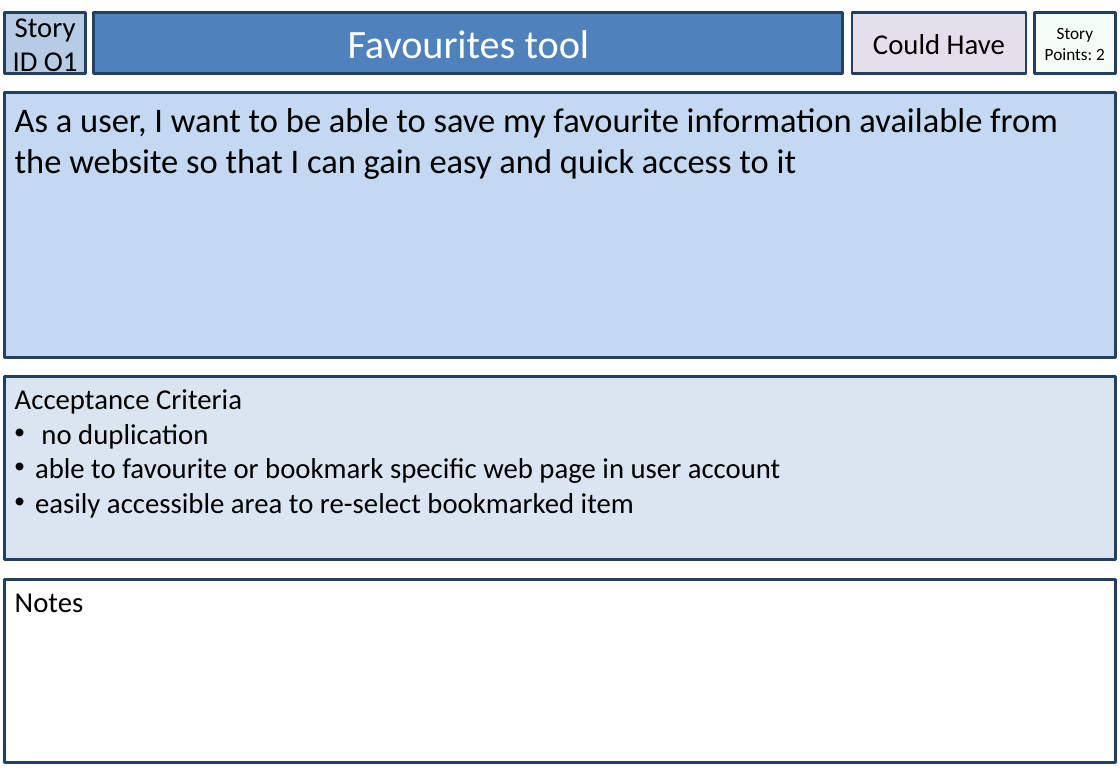
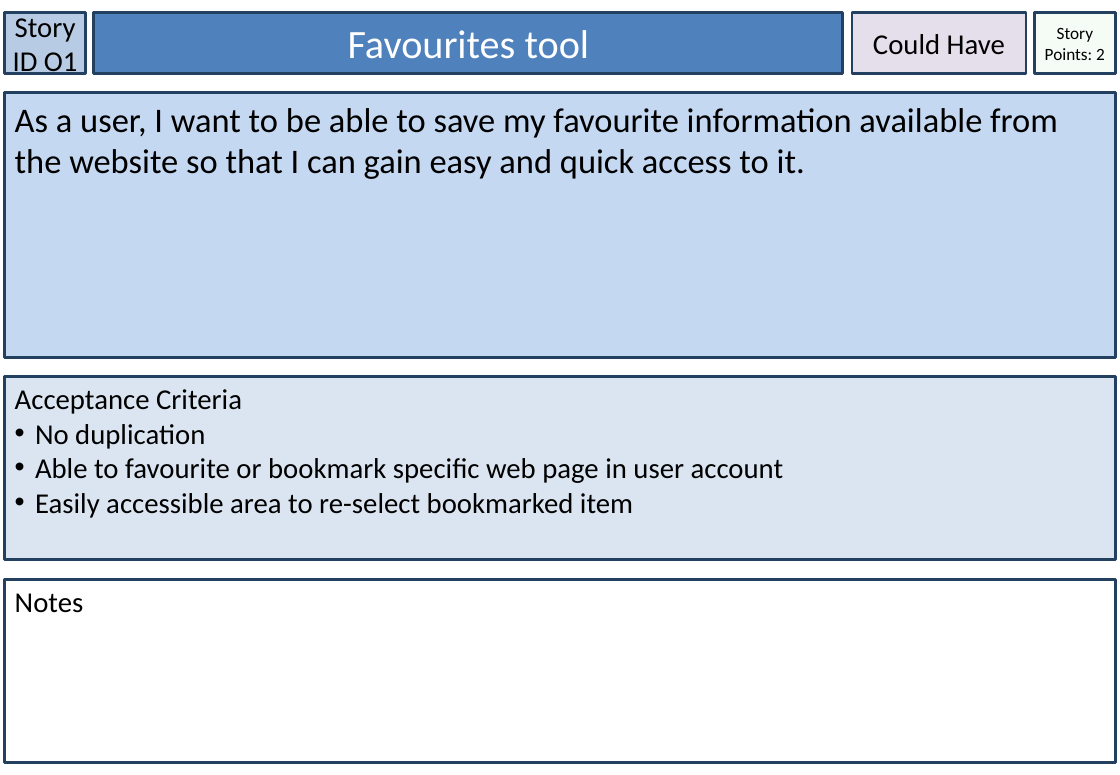
Before and after one commit to LaineBuraga/Discover-Brisbane, a slide deck: slide 11 of User Stories.pptx. Drawn at 1120x775 pixels with LibreOffice and Linux fonts; fonts in the diff are those of the drawing. Boxes give left, top, right and bottom in pixels: in the first picture for what was removed or moved away, otherwise in the second. Text is boxed around its words. In the diff, an @@ line names an element or a change of style, - is before the commit and + after.

```diff
--- a/User Stories.pptx
+++ b/User Stories.pptx
@@ text in rectangle at (x1=15, y1=108, x2=1058, y2=179): text changed @@
-As a user, I want to be able to save my favourite information available from the website so that I can gain easy and quick access to it
+As a user, I want to be able to save my favourite information available from the website so that I can gain easy and quick access to it.
@@ text in rectangle at (x1=35, y1=424, x2=784, y2=518): text changed @@
-• no duplication
-• able to favourite or bookmark specific web page in user account
-• easily accessible area to re-select bookmarked item
+• No duplication
+• Able to favourite or bookmark specific web page in user account
+• Easily accessible area to re-select bookmarked item
```
Also in this commit, not shown: 6 other slides changed, 2 other files.
